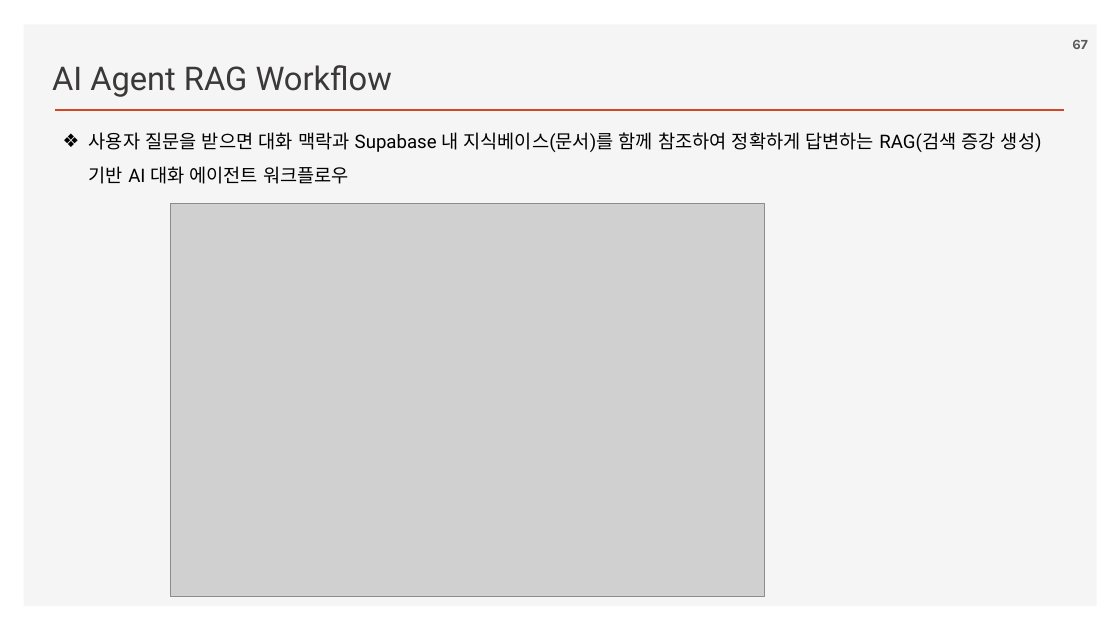
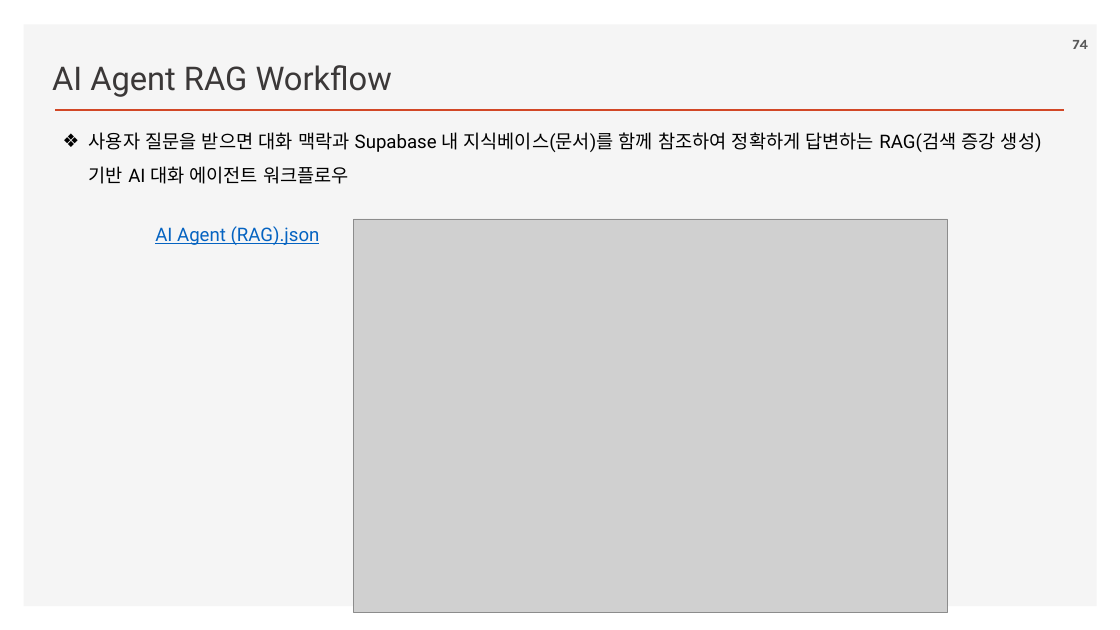
Before and after one commit to ancestor9/2026_Fall_AI-Workflow, a slide deck: slide 74 of PPTs/04_AI Workflow_n8n.pptx (slide 67 before the commit). Drawn at 1120x630 pixels with LibreOffice and Linux fonts; fonts in the diff are those of the drawing; grey boxes stand for pictures; background and template pictures are left out. Boxes give left, top, right and bottom in pixels: in the first picture for what was removed or moved away, otherwise in the second. Text is boxed around its words. In the diff, an @@ line names an element or a change of style, - is before the commit and + after.

```diff
--- a/PPTs/04_AI Workflow_n8n.pptx
+++ b/PPTs/04_AI Workflow_n8n.pptx
@@ page number at (1073, 40, 1088, 49): text changed @@
-67
+74
@@ text added at (155, 226, 320, 245), 16 pt, text #0563C1, underline @@
+AI Agent (RAG).json
@@ picture: place and size @@
-picture at (171, 203, 765, 597)
+picture at (354, 219, 948, 613)
```
Also in this commit, not shown: 4 other slides changed, 9 slides added.
